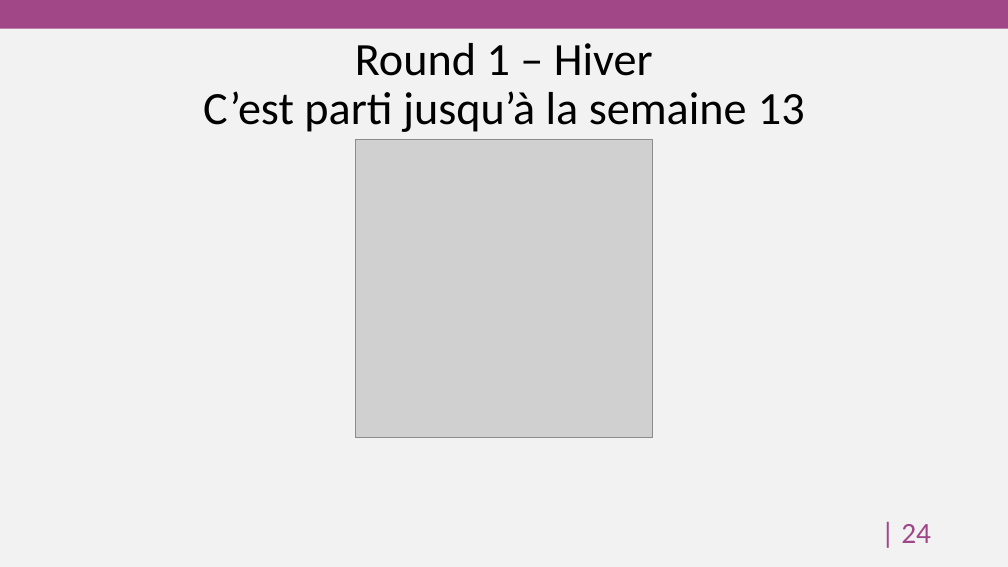
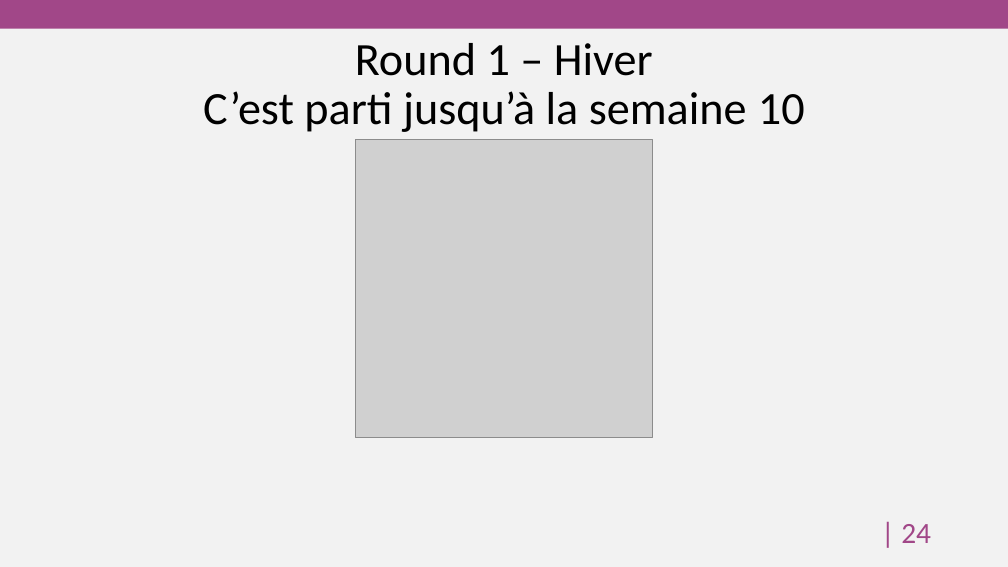
Before and after one commit to HEG-Arc/odoosim, a slide deck: slide 25 of BreweryAndCo.pptx. Drawn at 1008x567 pixels with LibreOffice and Linux fonts; fonts in the diff are those of the drawing; grey boxes stand for pictures; background and template pictures are left out. Boxes give left, top, right and bottom in pixels: in the first picture for what was removed or moved away, otherwise in the second. Text is boxed around its words. In the diff, an @@ line names an element or a change of style, - is before the commit and + after.

```diff
--- a/BreweryAndCo.pptx
+++ b/BreweryAndCo.pptx
@@ title at bbox=[203, 43, 805, 132]: text changed @@
-Round 1 – Hiver
-C’est parti jusqu’à la semaine 13
+Round 1 – Hiver
+C’est parti jusqu’à la semaine 10
```
Also in this commit, not shown: 10 other slides changed, 4 other files.
